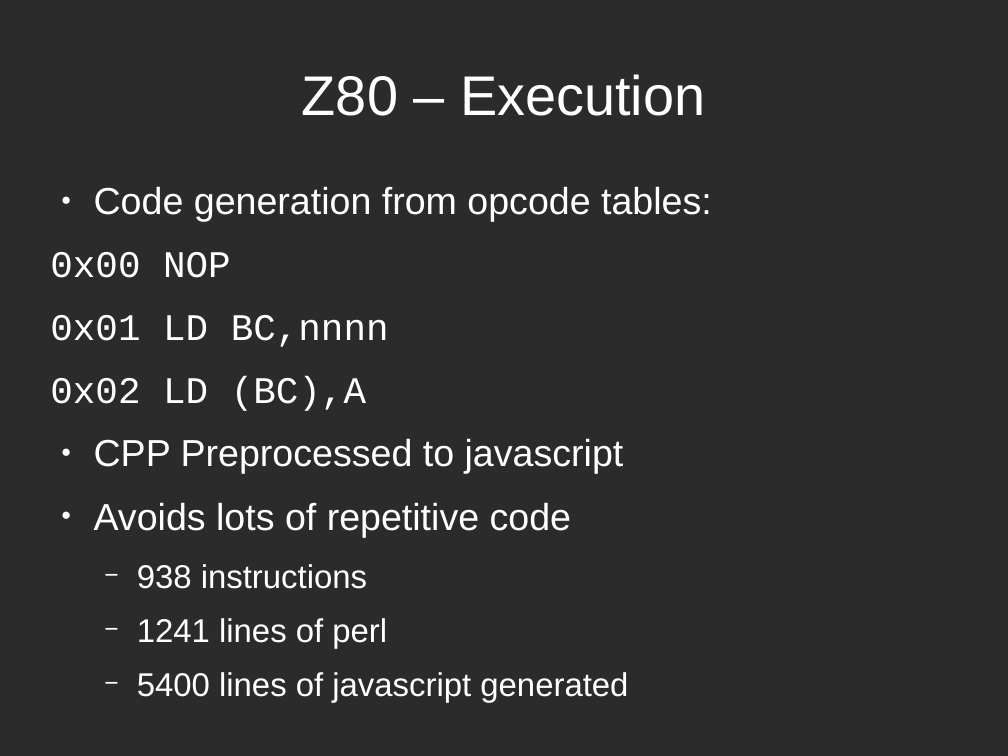
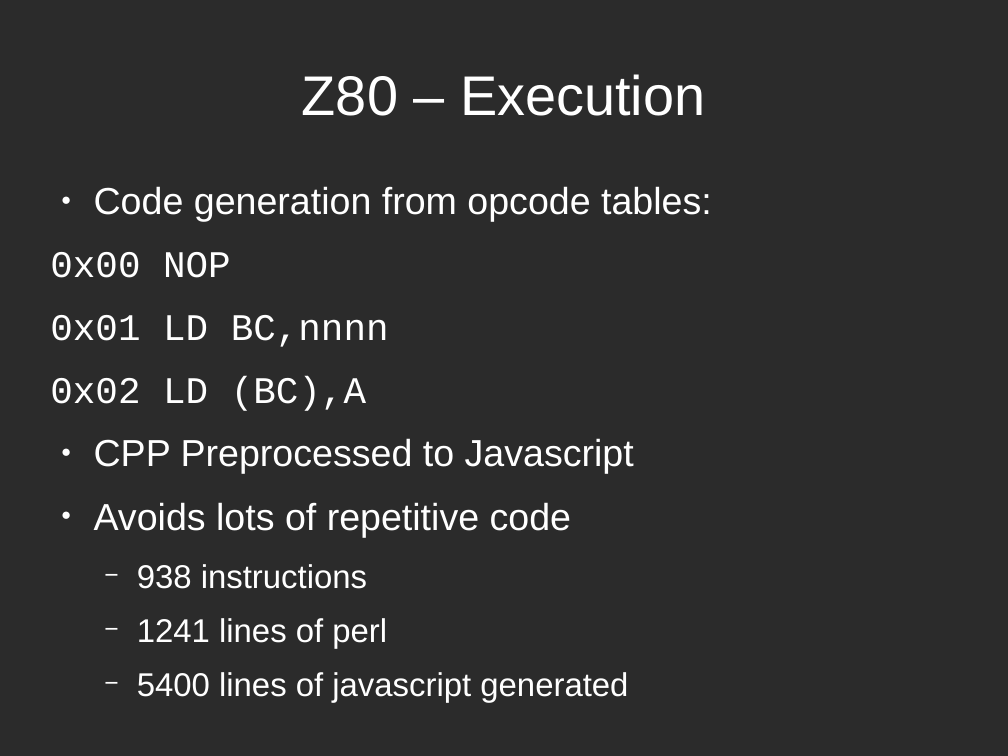
Before and after one commit to mattgodbolt/miracle-sms-emulator, a slide deck: slide 14 of emulating.odp. Drawn at 1008x756 pixels with LibreOffice and Linux fonts; fonts in the diff are those of the drawing; background and template pictures are left out; a plain dark background stands for a picture behind light text. Boxes give left, top, right and bottom in pixels: in the first picture for what was removed or moved away, otherwise in the second. Text is boxed around its words. In the diff, an @@ line names an element or a change of style, - is before the commit and + after.

```diff
--- a/emulating.odp
+++ b/emulating.odp
@@ text at (94,438,634,474): text changed @@
-● CPP Preprocessed to javascript
+● CPP Preprocessed to Javascript
```
Also in this commit, not shown: 2 other slides changed.
